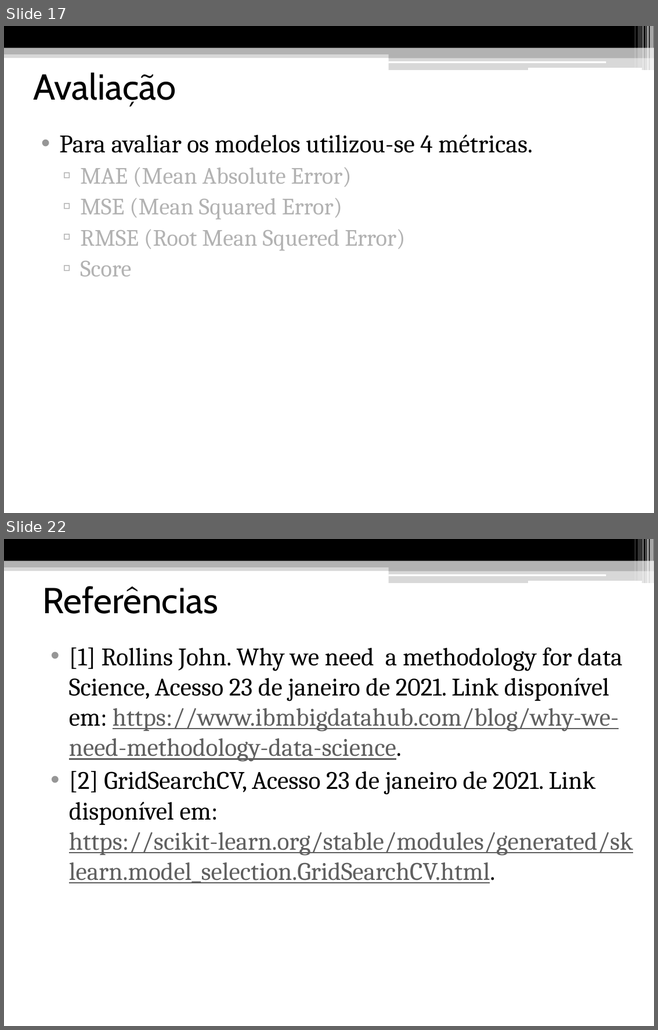
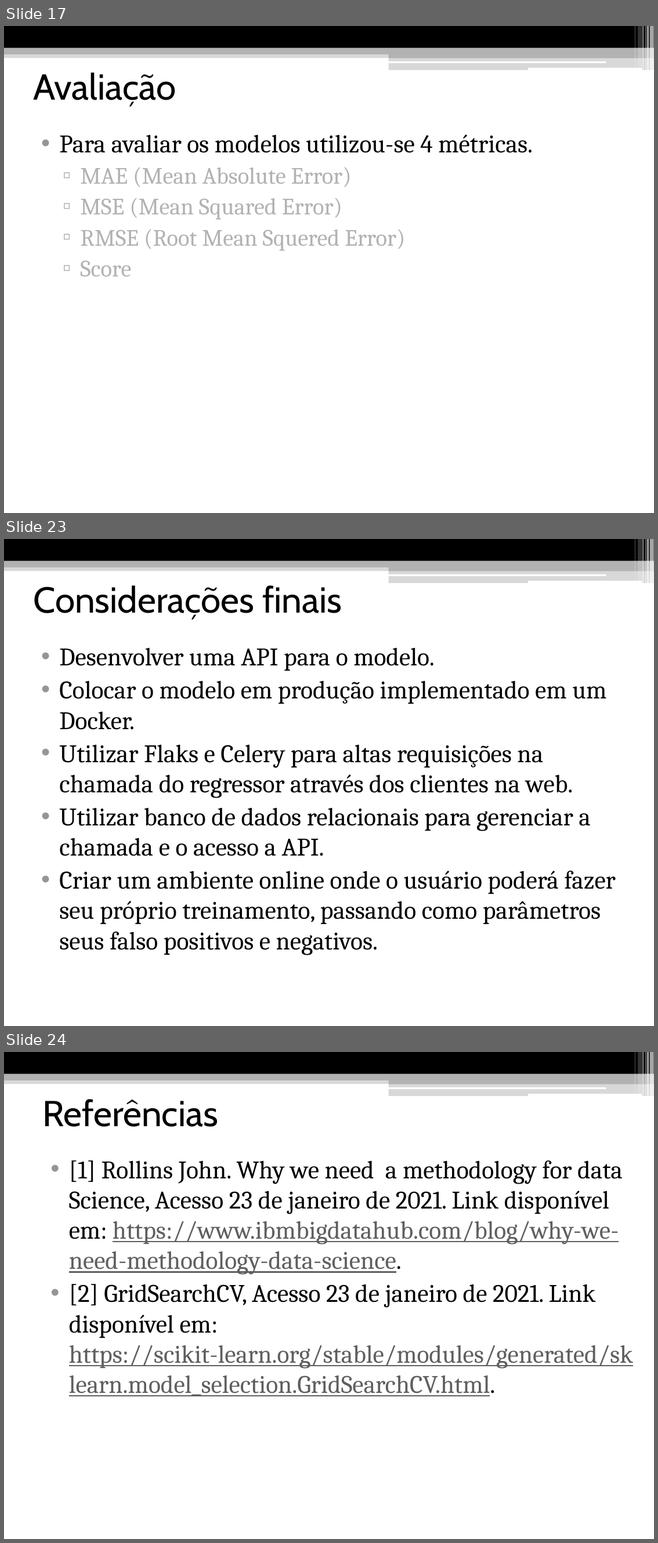
Before and after one commit to nielsencastelo/Analise_dados, a slide deck: Apresentação-Nielsen.pptx. Shown one above the other, each under a label of ours: slides 17 and 22 before the commit, slides 17, 23 and 24 after it; the slides between them are not shown. The pictures are 658x1030 and 658x1543 pixels, drawn with LibreOffice and Linux fonts; fonts in the diff are those of the drawing. Boxes give left, top, right and bottom in pixels: in the first picture for what was removed or moved away, otherwise in the second. Text is boxed around its words. In the diff, an @@ line names an element or a change of style, - is before the commit and + after.

```diff
--- a/Apresentação-Nielsen.pptx
+++ b/Apresentação-Nielsen.pptx
@@ slide 23 added at [4, 539, 654, 1026], background #FFFFFF; not listed: 13 template elements that a slide beside it also shows @@
@@ title added at [34, 585, 342, 620], 40 pt, text #000000 @@
+Considerações finais
@@ text added at [59, 647, 615, 955], 28 pt, text #000000 @@
+• Desenvolver uma API para o modelo.
+• Colocar o modelo em produção implementado em um Docker.
+• Utilizar Flaks e Celery para altas requisições na chamada do regressor através dos clientes na web.
+• Utilizar banco de dados relacionais para gerenciar a chamada e o acesso a API.
+• Criar um ambiente online onde o usuário poderá fazer seu próprio treinamento, passando como parâmetros seus falso positivos e negativos.
@@ what was slide 22 is now slide 24 @@
```
Also in this commit, not shown: 4 slides changed, 1 other slide added, 3 other files.
